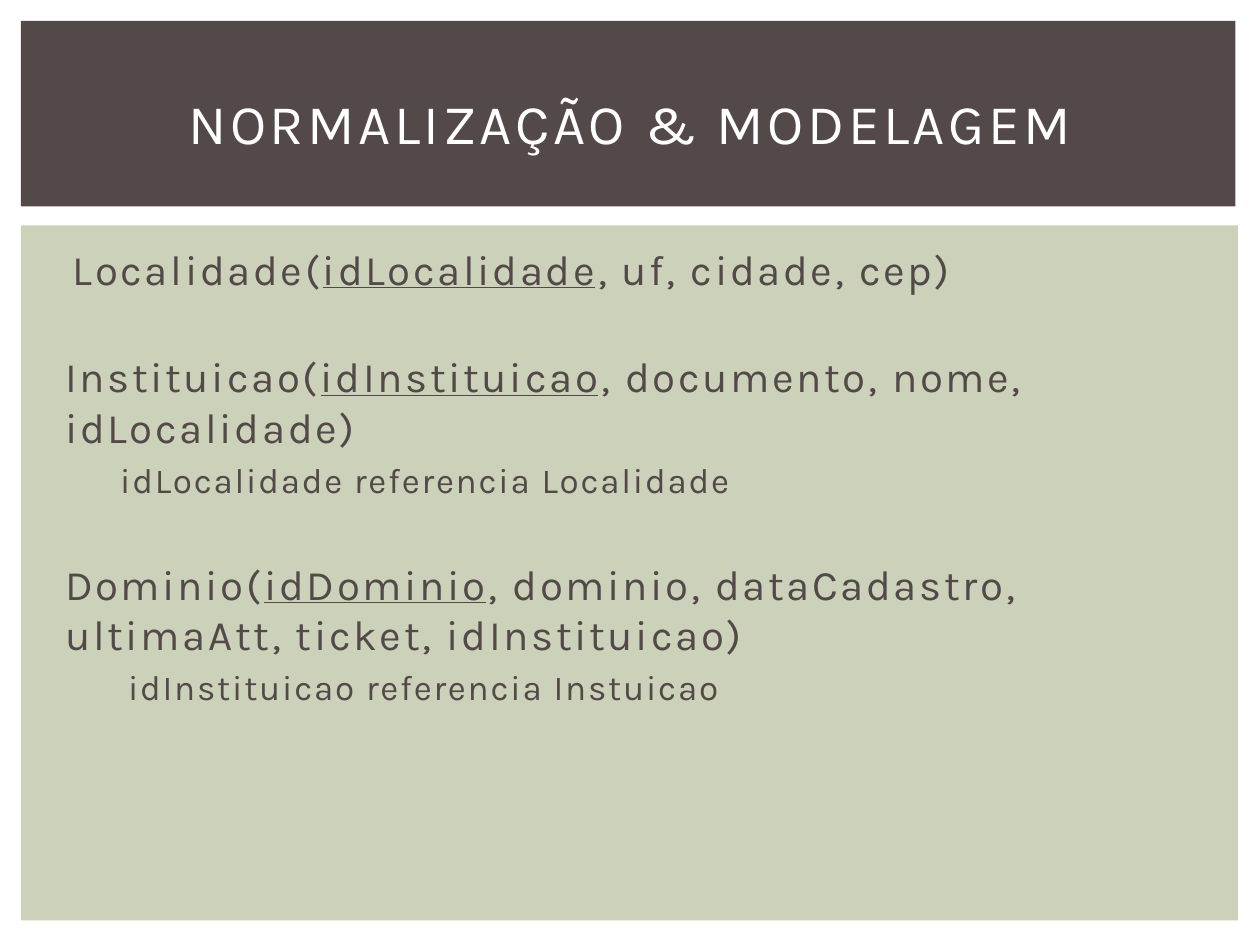
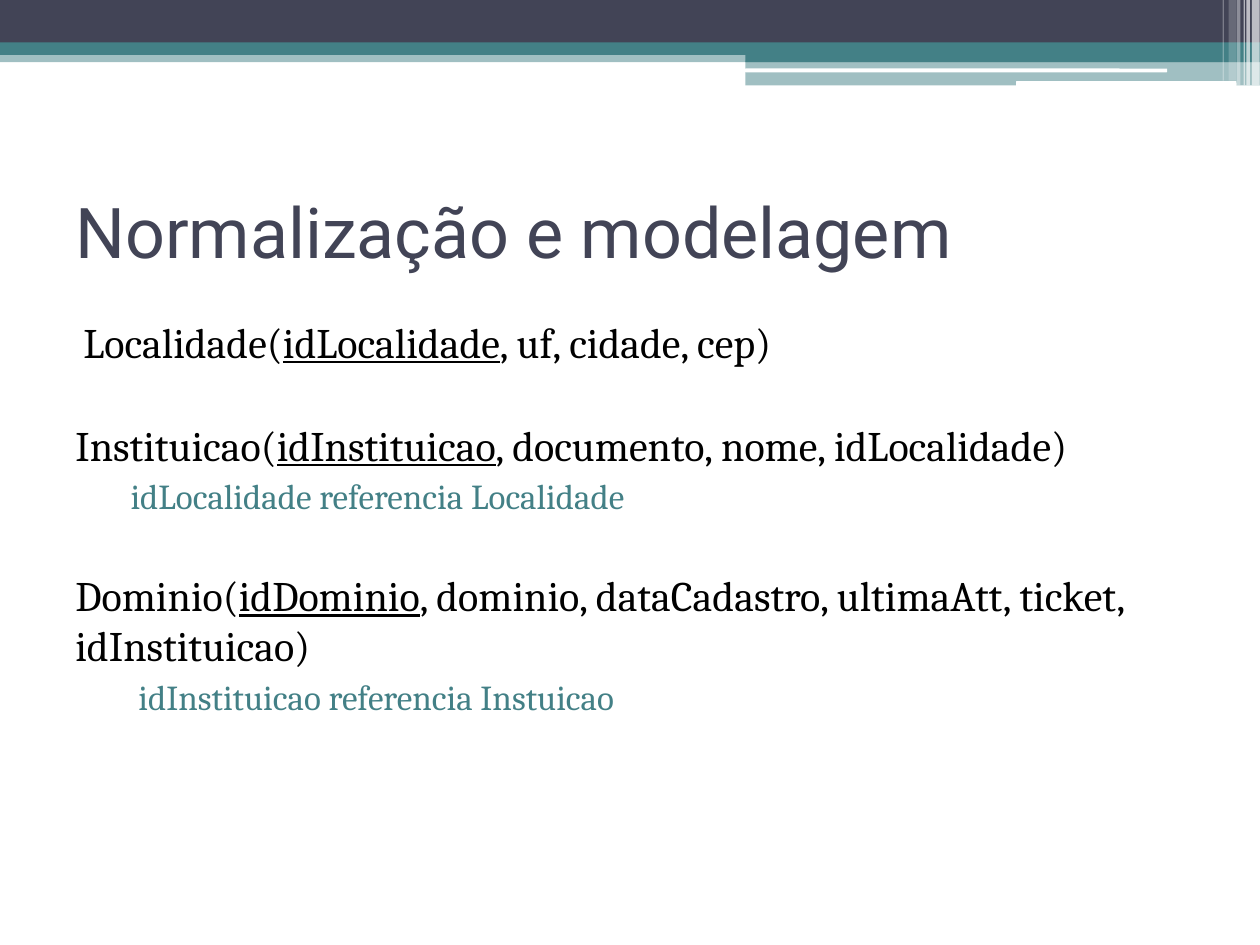
Before and after one commit to notzilly/fundBD-elc119, a slide deck: slide 10 of apresentacao.pptx. Drawn at 1260x945 pixels with LibreOffice and Linux fonts; fonts in the diff are those of the drawing. Boxes give left, top, right and bottom in pixels: in the first picture for what was removed or moved away, otherwise in the second. Text is boxed around its words. In the diff, an @@ line names an element or a change of style, - is before the commit and + after.

```diff
--- a/apresentacao.pptx
+++ b/apresentacao.pptx
@@ rectangle added at <box>0,0,1260,43</box>, fill #424456 @@
@@ rectangle added at <box>1222,0,1223,81</box>, fill #FFFFFF at 30% opacity @@
@@ rectangle added at <box>1228,0,1236,81</box>, fill #FFFFFF at 20% opacity @@
@@ rectangle added at <box>1237,0,1241,86</box>, fill #FFFFFF at 40% opacity @@
@@ rectangle added at <box>1244,0,1245,86</box>, fill #FFFFFF at 60% opacity @@
@@ rectangle added at <box>1246,0,1250,86</box>, fill #FFFFFF at 65% opacity @@
@@ rectangle added at <box>1252,0,1260,86</box>, fill #FFFFFF at 65% opacity @@
@@ rectangle: place and size @@
-rectangle at <box>21,21,1236,207</box>
+rectangle at <box>0,50,1260,62</box>
@@ rectangle at <box>0,50,1260,62</box>: fill #534949 to #438086 at 50% opacity @@
@@ rectangle added at <box>0,43,1260,55</box>, fill #438086 @@
@@ rectangle added at <box>746,49,1260,62</box>, fill #438086 @@
@@ rounded rectangle added at <box>745,68,1167,72</box>, fill #FFFFFF @@
@@ rectangle added at <box>746,60,1260,86</box>, fill #438086 at 50% opacity @@
@@ rounded rectangle added at <box>1016,81,1236,86</box>, fill #FFFFFF @@
@@ title at <box>75,205,951,273</box>: text changed; size 32 to 40 pt; font Karla to Roboto; text colour #FFFFFF to #424456 @@
-NORMALIZAÇÃO & MODELAGEM
+Normalização e modelagem
@@ rectangle removed at <box>21,226,1239,921</box> @@
@@ text "Localidade(idLocalidade, uf, cidade, cep)": place and size @@
-text "Localidade(idLocalidade, uf, cidade, cep)" at <box>65,254,1020,701</box>
+text "Localidade(idLocalidade, uf, cidade, cep)" at <box>75,328,1126,711</box>
@@ text "Localidade(idLocalidade, uf, cidade, cep)" at <box>75,328,1126,711</box>: font Karla to Cambria; text colour #534949 to #000000, letter spacing 1.5 to 0 pt in "Localidade(idLocalidade, uf, cidade, cep)", "Instituicao(idInstituicao, documento, nome, idLocalidade)", "Dominio(idDominio, dominio, dataCadastro, ultimaAtt, ticket, ..."; text colour #534949 to #438086, letter spacing 1 to 0 pt in "idLocalidade referencia Localidade", "idInstituicao referencia Instuicao"; less space between paragraphs @@
```
Also in this commit, not shown: 11 other slides changed, 1 other file.
